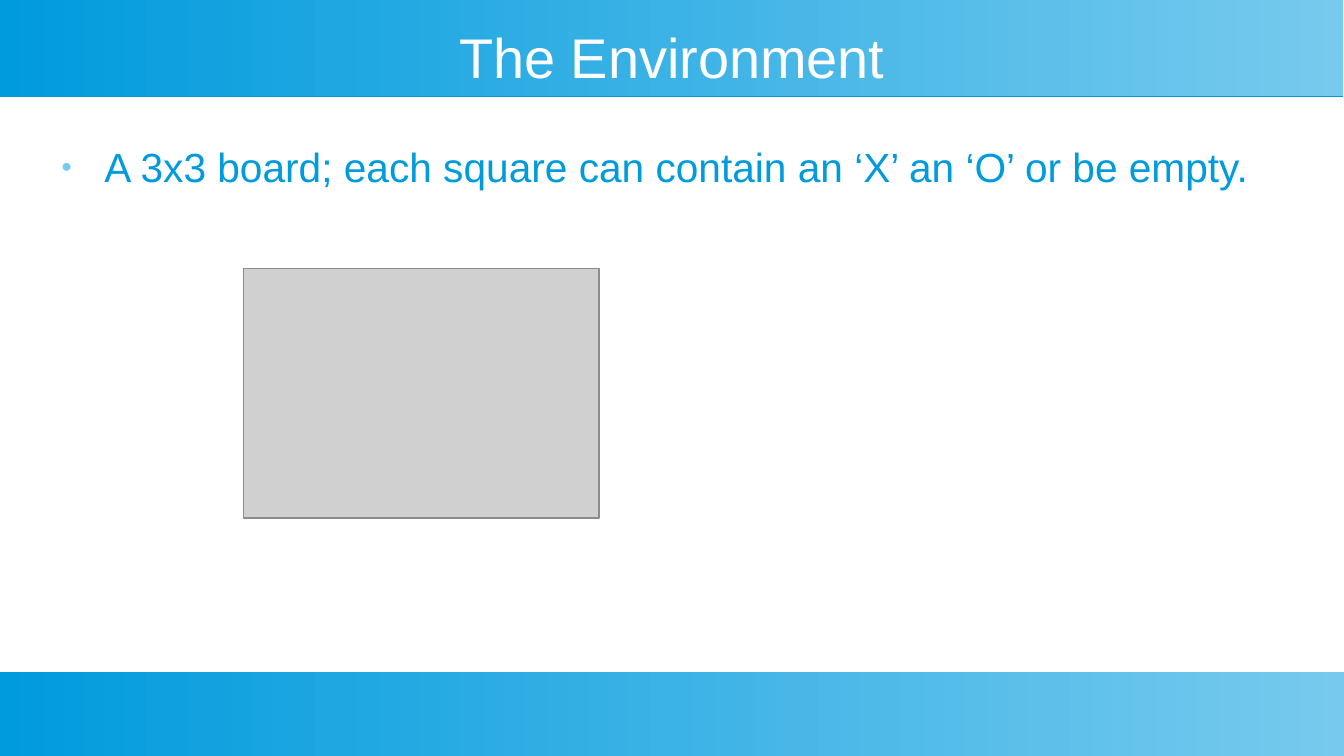
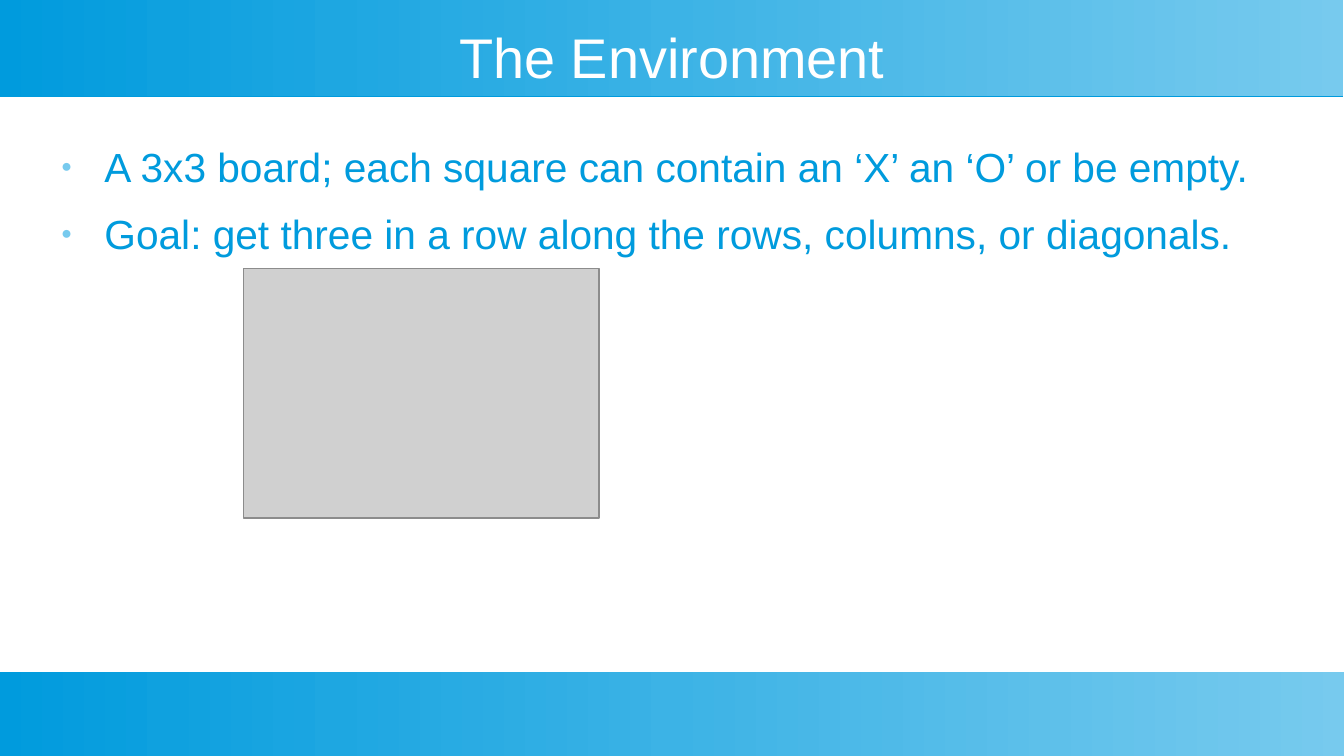
Before and after one commit to cmiddleman/DQNagent, a slide deck: slide 2 of presentation.odp. Drawn at 1344x756 pixels with LibreOffice and Linux fonts; fonts in the diff are those of the drawing; grey boxes stand for pictures. Boxes give left, top, right and bottom in pixels: in the first picture for what was removed or moved away, otherwise in the second. Text is boxed around its words. In the diff, an @@ line names an element or a change of style, - is before the commit and + after.

```diff
--- a/presentation.odp
+++ b/presentation.odp
@@ text at (x1=104, y1=219, x2=1231, y2=256): paragraph added @@
+● Goal: get three in a row along the rows, columns, or diagonals.
```
Also in this commit, not shown: 3 other slides changed, 1 slide added, 1 other file.
